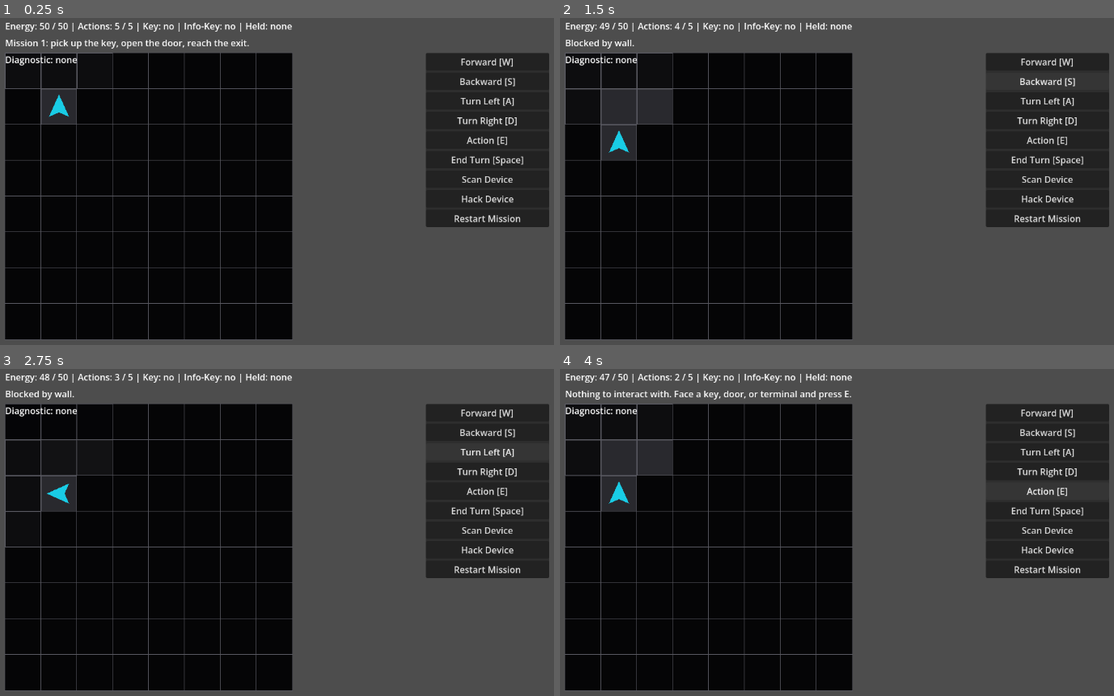
Above: before the commit, frames 1-4 (two rows, left to right).
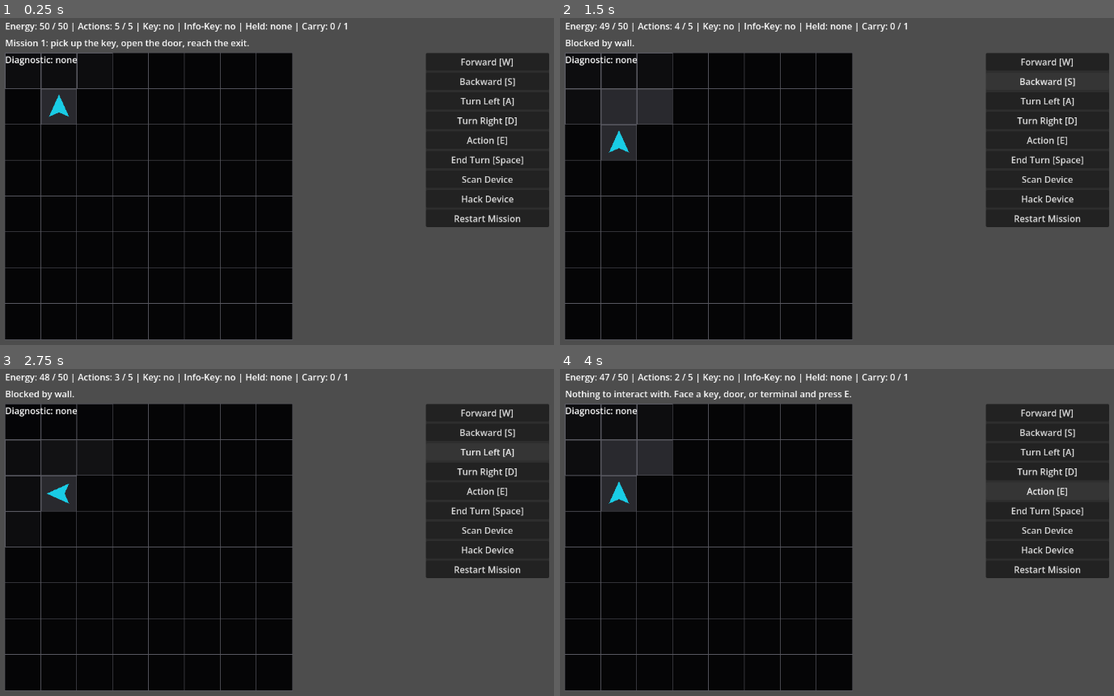
Above: after the commit, the same moments.

Repository: JUSTConnect/bibop
Game: Godot game, scene res://scenes/main.tscn
The game is run twice, just before and just after one commit, with the same random seed, the same clock (stepped at 60 frames per second) and the same inputs.
Inputs:
- Up to frame 1 (0.25 s): no input
- Up to frame 2 (1.5 s): click "Forward [W]" at 0.5 s; click "Backward [S]" at 1.25 s
- Up to frame 3 (2.75 s): click "Turn Left [A]" at 2 s
- Up to frame 4 (4 s): click "Turn Right [D]" at 2.75 s; click "Action [E]" at 3.5 s

The runs differ from the first frame. In frame 1, less than 0.1% of the frame differs, in the area x 53-63%, y 1-5%; in frame 2, less than 0.1%; in frame 3, less than 0.1%; in frame 4, less than 0.1%.

Commit message:
BIB-336 enforce physical carry capacity for field items

Diff:
--- a/scripts/bipob/bipob_controller.gd
+++ b/scripts/bipob/bipob_controller.gd
@@ -43,6 +43,7 @@
 var box_storage: Array[BipobModule] = []
 var found_module: BipobModule = null
 var held_module: BipobModule = null
+var physical_carry_capacity: int = 1
 var last_diagnostic_result: DiagnosticResult = null
 
 @onready var grid_manager: GridManager = get_node("../Field")
@@ -800,9 +801,17 @@
 	module.granted_commands = []
 	return module
 
+func get_carried_physical_count() -> int:
+	if held_module != null:
+		return 1
+	return 0
+
+func can_pick_up_physical_item() -> bool:
+	return get_carried_physical_count() < physical_carry_capacity
+
 func pick_up_component(component_position: Vector2i) -> void:
-	if held_module != null:
-		hint_requested.emit("Hands full. Return to the box before picking up another component.")
+	if not can_pick_up_physical_item():
+		hint_requested.emit("Carry capacity full. Return to the box to store the current item.")
 		status_changed.emit()
 		return
 	if not can_spend_action(1, 1):
@@ -856,5 +865,6 @@
 		" | Actions: ", actions_left, " / ", actions_per_turn,
 		" | Has Key: ", has_key,
 		" | Has Info Key: ", has_info_key,
+		" | Carry: ", get_carried_physical_count(), " / ", physical_carry_capacity,
 		" | Held Module: ", get_module_display_name(held_module) if held_module != null else "none"
 	)
--- a/scripts/ui/game_ui.gd
+++ b/scripts/ui/game_ui.gd
@@ -300,6 +300,10 @@
 		info_key_text,
 		held_text
 	]
+	status_label.text += " | Carry: %d / %d" % [
+		bipob.get_carried_physical_count(),
+		bipob.physical_carry_capacity
+	]
 
 
 func update_diagnostic_status() -> void:
